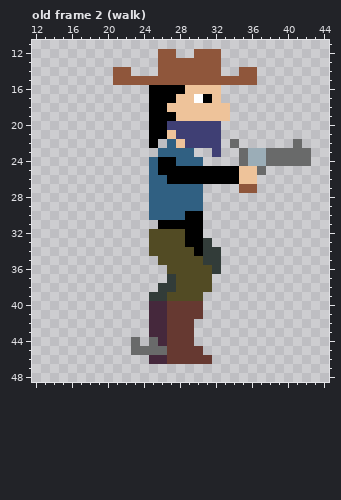
File history of a pixel-art file, Player1/player1.aseprite. Above, as it was before the edit.
64x64 pixels, 10 frames. Shown: old frame 2 (walk): x 12..44, y 11..48. The commit also changed other frames, which this record leaves out.
Now the later version:
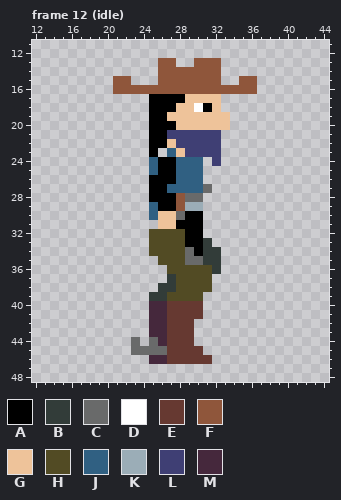
Palette (. is transparent): A #000000  B #323c39  C #696a6a  D #ffffff  E #663931  F #8f563b  G #eec39a  H #524b24  J #306082  K #9badb7  L #3f3f74  M #45283c
A new or re-ordered frame is compared with the old frame closest to it.
Change:
frames 10 -> 23
Frame 12 (idle) is new; against old frame 2 (walk):
Colour A now appears in row 22 at x 26; in row 23 at x 25.
The author changed colour G to colour A in row 17 at x 28; in row 18 at x 27 and 31.
The author changed colour J to colour A in rows 26 to 27 at x 25 to 26; in row 28 at x 25 to 27; in row 29 at x 26 to 27.
The author changed colour L to colour A in row 20 at x 27.
Colour C now appears in row 27 at x 31.
The author changed colour H to colour C in row 34 at x 29; in row 35 at x 29 to 30.
The author changed colour J to colour C in row 28 at x 29 to 30; in row 30 at x 28.
The author changed colour G to colour D in row 18 at x 30.
Colour F now appears in row 16 at x 21 to 24 and 33 to 36.
The author changed colour A to colour F in row 16 at x 25 to 28.
The author changed colour G to colour F in row 16 at x 29 to 32.
The author changed colour J to colour F in rows 28 to 29 at x 28.
Colour G now appears in row 20 at x 33.
The author changed colour A to colour G in row 17 at x 31; in row 19 at x 27; in row 31 at x 26 to 27.
The author changed colour D to colour G in row 17 at x 30.
The author changed colour J to colour G in row 22 at x 27; in row 23 at x 28; in row 30 at x 26 to 27.
The author changed colour L to colour G in row 20 at x 28 to 32.
The author changed colour A to colour J in rows 25 to 26 at x 28 to 30.
The author changed colour J to colour K in row 29 at x 29 to 30.
Colour L now appears in row 23 at x 30 to 31; in row 24 at x 32.
The author changed colour G to colour L in row 21 at x 27; in row 22 at x 28.
The author changed colour J to colour L in row 23 at x 29.
The author cleared colour A in rows 25 to 26 at x 31 to 34.
The author cleared colour C in row 22 at x 34 and 41; in rows 23 to 24 at x 35 and 38 to 42; in row 25 at x 37.
The author cleared colour F in row 12 at x 26 to 27 and 30 to 32; in row 13 at x 28 to 29; in row 14 at x 21 to 22 and 35 to 36; in row 15 at x 23 to 25 and 33 to 34; in row 27 at x 35 to 36.
The author cleared colour G in row 18 at x 33; in rows 25 to 26 at x 35 to 36.
The author cleared colour J in row 23 at x 26.
The author cleared colour K in rows 23 to 24 at x 36 to 37.
Changed places in both pictures, as pixel boxes (x1, y1, x2, y2):
changed: (113, 49, 311, 265)
